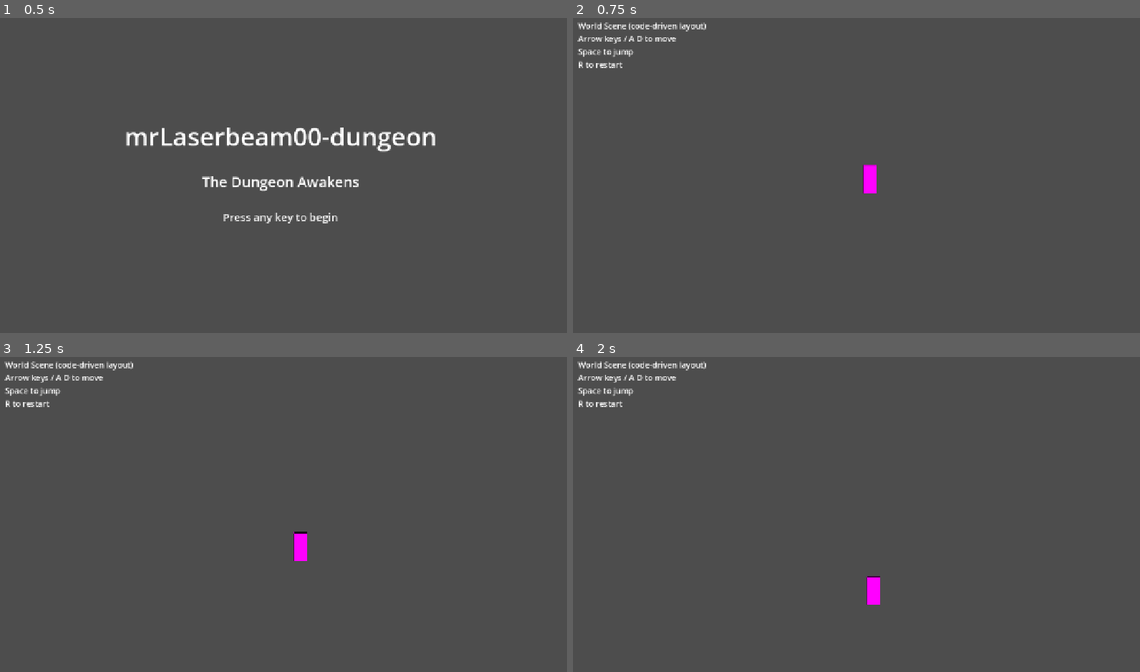
Above: before the commit, frames 1-4 (two rows, left to right).
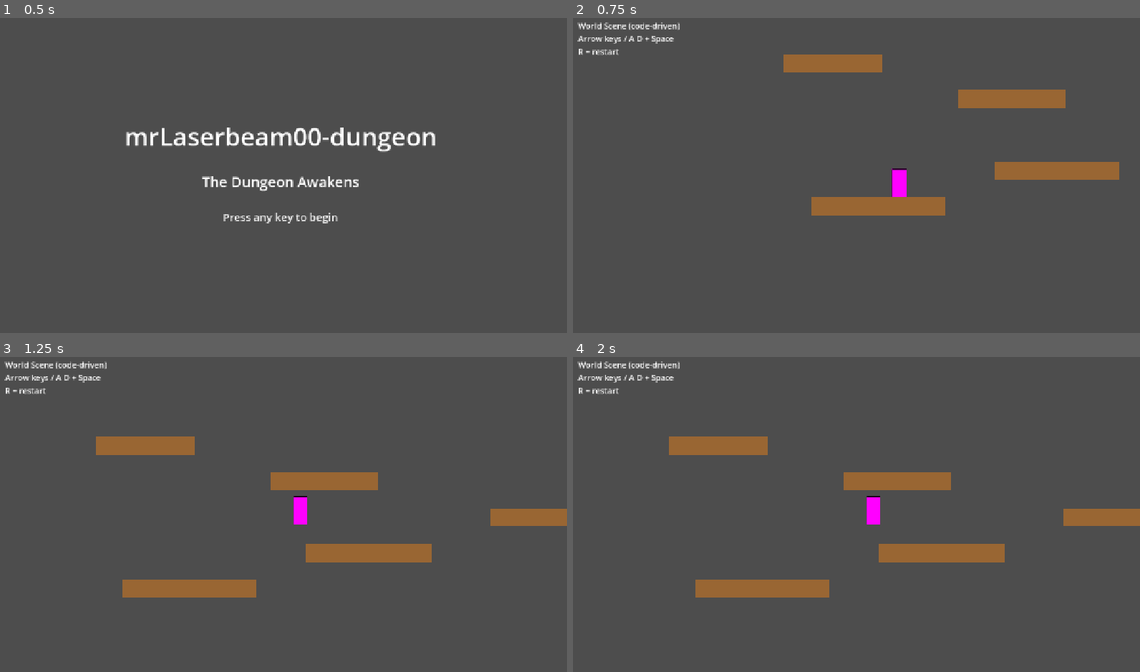
Above: after the commit, the same moments.

Repository: mh7whmyz6z-alt/mrLaserbeam00-dungeon
Game: Godot game, scene res://scenes/title_screen.tscn
Two runs of this game, one before a commit and one after it. Both use one fixed random seed, a clock stepped at 60 frames per second and the inputs below.
Inputs (mouse positions are in pixels of both pictures, inside the frame that each line leads up to):
- Up to frame 1 (0.5 s): no input
- Up to frame 2 (0.75 s): tap Enter (ui_accept) at 0.5 s; move the mouse to (981, 156) at 0.52 s; hold Right (ui_right) from 0.53 s (still down); tap R at 0.6 s; click (981, 156) at 0.67 s
- Up to frame 3 (1.25 s): keep holding Right (ui_right); tap Enter (ui_accept) at 0.77 s
- Up to frame 4 (2 s): keep holding Right (ui_right); move the mouse to (737, 527) at 1.27 s; tap R at 1.35 s; click (737, 527) at 1.42 s; tap Enter (ui_accept) at 1.52 s

Frame 1 is identical in both runs. In frame 2, 5.6% of the frame differs, in the area x 0-97%, y 1-63%; in frame 3, 6.3%; in frame 4, 6.3%, in the area x 0-100%, y 1-79%.
Error before the commit: Parse Error: Cannot infer the type of "first" variable because the value doesn't have a set type. (res://scripts/world.gd:45)

Commit message:
fix: typed platforms array and first var to resolve GDScript type inference error
- var platforms: Array[Dictionary]
- var first: Dictionary = ...
Prevents 'Cannot infer the type' parse error on load.

Diff:
--- a/scripts/world.gd
+++ b/scripts/world.gd
@@ -4,7 +4,7 @@
 @onready var debug_label: Label = $CanvasLayer/UI/DebugLabel
 
 # === LAYOUT DATA (edit this to change the level) ===
-var platforms = [
+var platforms: Array[Dictionary] = [
 	{"x": 300, "y": 520, "width": 300},   # Starting platform
 	{"x": 700, "y": 440, "width": 280},
 	{"x": 1100, "y": 360, "width": 260},
@@ -42,7 +42,7 @@
 	if platforms.size() == 0:
 		return
 
-	var first := platforms[0]
+	var first: Dictionary = platforms[0]
 	# Place player so its feet rest on the platform top
 	$Player.position = Vector2(first.x, first.y - 52)   # 52 = half player height + platform half-height
 
